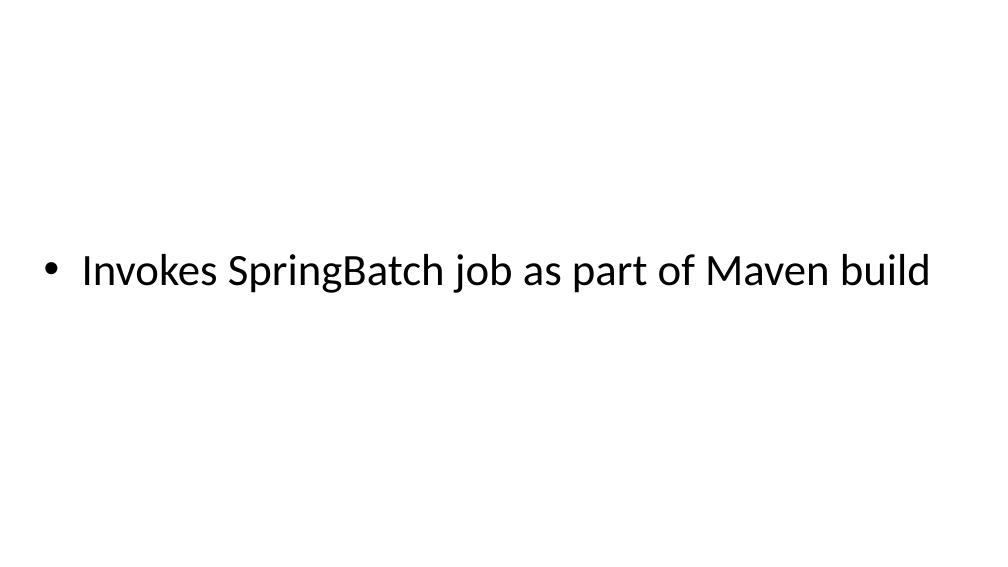
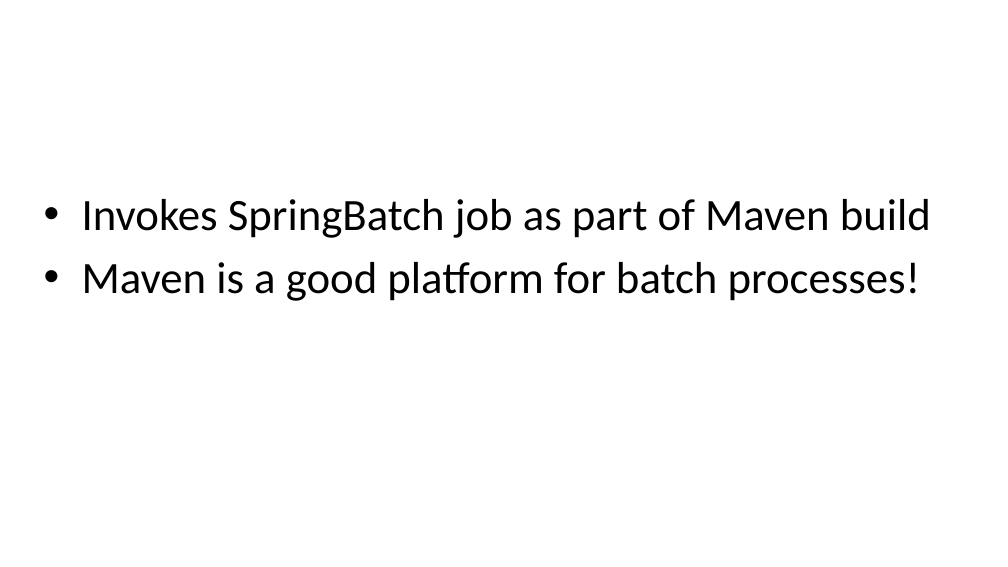
Before and after one commit to evgeny-goldin/maven-plugins, a slide deck: slide 84 of maven-plugins.pptx. Drawn at 1008x567 pixels with LibreOffice and Linux fonts; fonts in the diff are those of the drawing; background and template pictures are left out. Boxes give left, top, right and bottom in pixels: in the first picture for what was removed or moved away, otherwise in the second. Text is boxed around its words. In the diff, an @@ line names an element or a change of style, - is before the commit and + after.

```diff
--- a/maven-plugins.pptx
+++ b/maven-plugins.pptx
@@ text at (x1=82, y1=262, x2=921, y2=301): paragraph added @@
+• Maven is a good platform for batch processes!
```
Also in this commit, not shown: 28 other slides changed.
